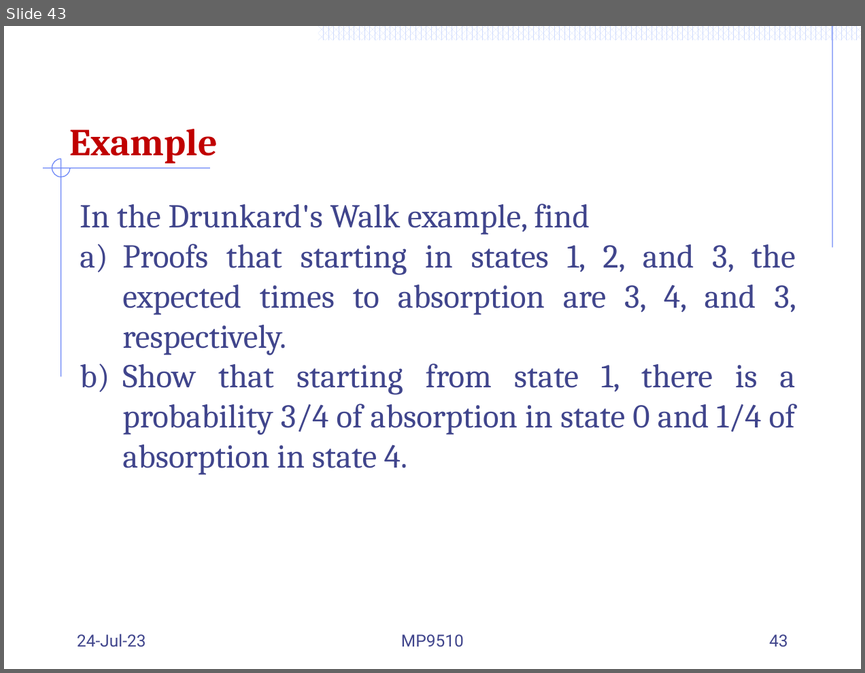
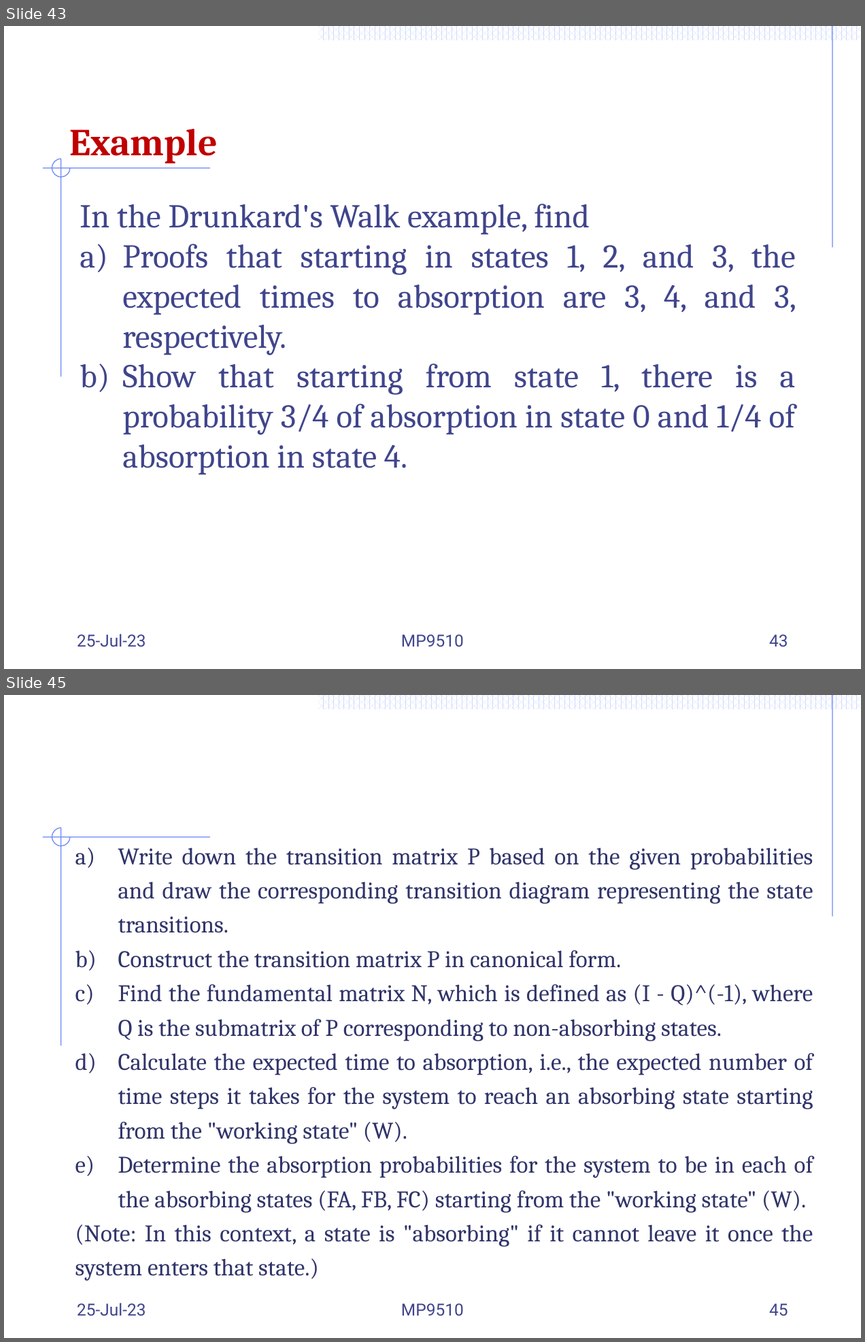
Before and after one commit to Mayooran1987/MC9510, a slide deck: Lect_3_Markov process.pptx. Shown one above the other, each under a label of ours: slide 43 before the commit, slides 43 and 45 after it; the slides between them are not shown. The pictures are 865x673 and 865x1342 pixels, drawn with LibreOffice and Linux fonts; fonts in the diff are those of the drawing. Boxes give left, top, right and bottom in pixels: in the first picture for what was removed or moved away, otherwise in the second. Text is boxed around its words. In the diff, an @@ line names an element or a change of style, - is before the commit and + after.

```diff
--- a/Lect_3_Markov process.pptx
+++ b/Lect_3_Markov process.pptx
@@ slide 45 added at [4,695,861,1338], background #FFFFFF; not listed: 56 template elements that a slide beside it also shows @@
@@ text added at [75,847,813,1280], 20 pt, text #303469 @@
+a) Write down the transition matrix P based on the given probabilities and draw the corresponding transition diagram representing the state transitions.
+b) Construct the transition matrix P in canonical form.
+c) Find the fundamental matrix N, which is defined as (I - Q)^(-1), where Q is the submatrix of P corresponding to non-absorbing states.
+d) Calculate the expected time to absorption, i.e., the expected number of time steps it takes for the system to reach an absorbing state starting from the "working state" (W).
+e) Determine the absorption probabilities for the system to be in each of the absorbing states (FA, FB, FC) starting from the "working state" (W).
+(Note: In this context, a state is "absorbing" if it cannot leave it once the system enters that state.)
@@ text added at [77,1302,146,1316], 14 pt, text #40458C @@
+25-Jul-23
@@ text added at [401,1303,464,1316], 14 pt, text #40458C @@
+MP9510
@@ page number added at [769,1303,788,1316], 14 pt, text #40458C @@
+45
@@ slide 43 changed as well @@
@@ text at [77,633,146,647]: text changed @@
-24-Jul-23
+25-Jul-23
```
Also in this commit, not shown: 20 other slides changed, 5 other slides added.
